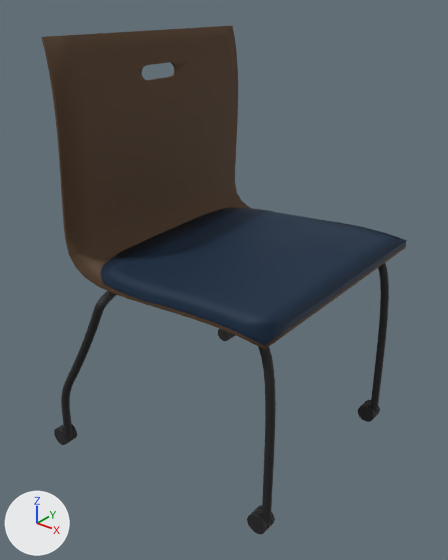
Before and after pictures for a commit that changed the FBX model Models/Office/Chair/chair.fbx.
Rendered twice from a camera (50 mm lens) standing at (3.36, -4.55, 4.61) and looking at (-0.17, -0.15, 1.88). Arrows for +X, +Y and +Z are at lower left; the lights stay in place. Objects named as collision shapes, trigger or cutter boxes, shadow casters or lower levels of detail are left out. Where no turn or scale is listed for an object, it has been applied to the vertices. Vertices at the same position are counted once.

Objects in the first picture: 'chair'.
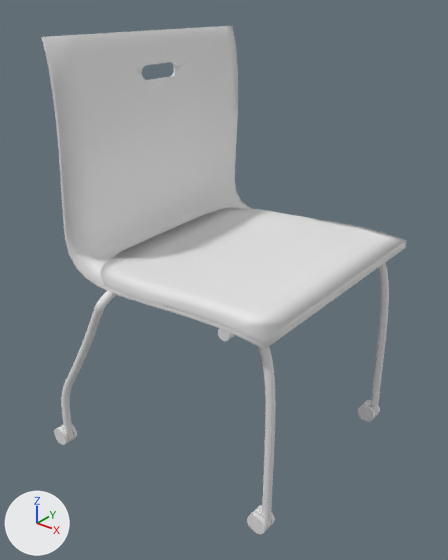
Where the change shows, as pixel boxes (x1, y1, x2, y2) in the pictures (448 x 560 px):
part 1 of me_cubeziercurve_003, recoloured (black to grey): (54, 329, 380, 534) in both
part 2 of me_cubeziercurve_003, recoloured (blue to white): (101, 207, 407, 346) in both
part 3 of me_cubeziercurve_003, recoloured (brown to grey): (41, 26, 406, 349) in both
part 4 of me_cubeziercurve_003, recoloured (black to grey): (371, 263, 389, 414) in both
part 5 of me_cubeziercurve_003, recoloured (black to grey): (61, 291, 276, 525) in both

What the commit changed:
me_cubeziercurve_003 has 6840 vertices, 6031 faces and spans x -1.44..1.17, y -1.57..1.38, z -2.42..1.75.
me_cubeziercurve_003 is used by ob_chair; location (-0.04, 0.08, 2.44).
me_cubeziercurve_003 part 1: all 408 faces that had it switch from mat_transparent (black #1f1f1f) to no material.
me_cubeziercurve_003 part 2: all 238 faces that had it switch from mat_material_002 (dark blue #002541) to no material.
me_cubeziercurve_003 part 3: all 777 faces that had it switch from mat_material (brown #523922) to no material.
me_cubeziercurve_003 part 4: all 2304 faces that had it switch from mat_material_006 (black #1f1f1f) to no material.
me_cubeziercurve_003 part 5: all 2304 faces that had it switch from mat_material_007 (black #1f1f1f) to no material.
